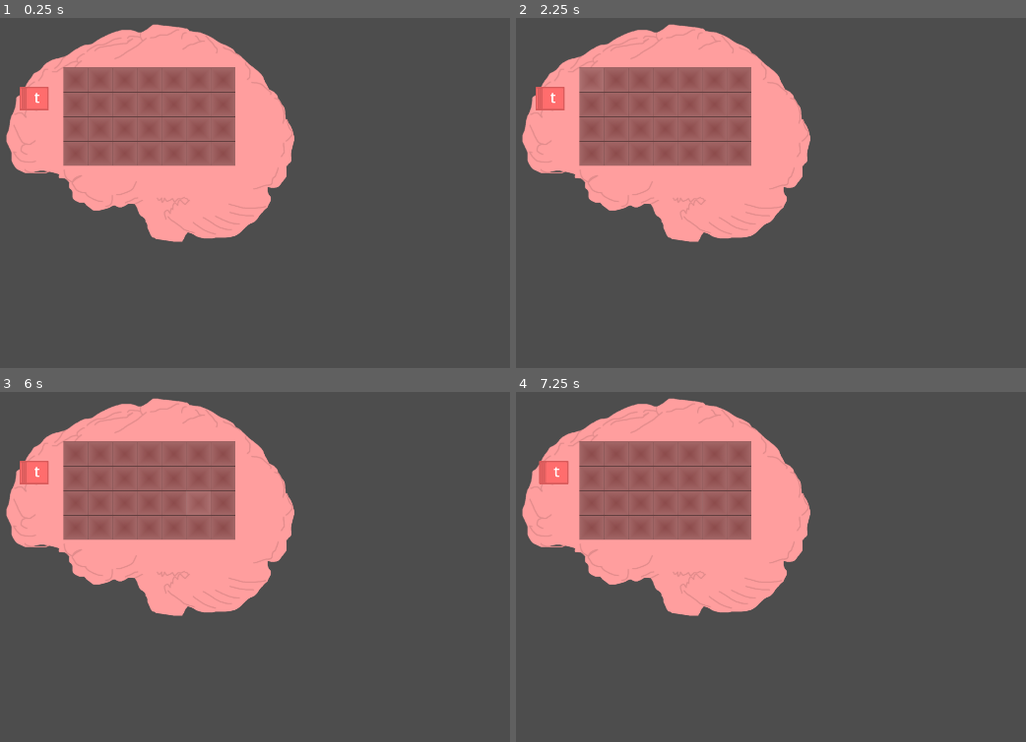
Above: before the commit, frames 1-4 (two rows, left to right).
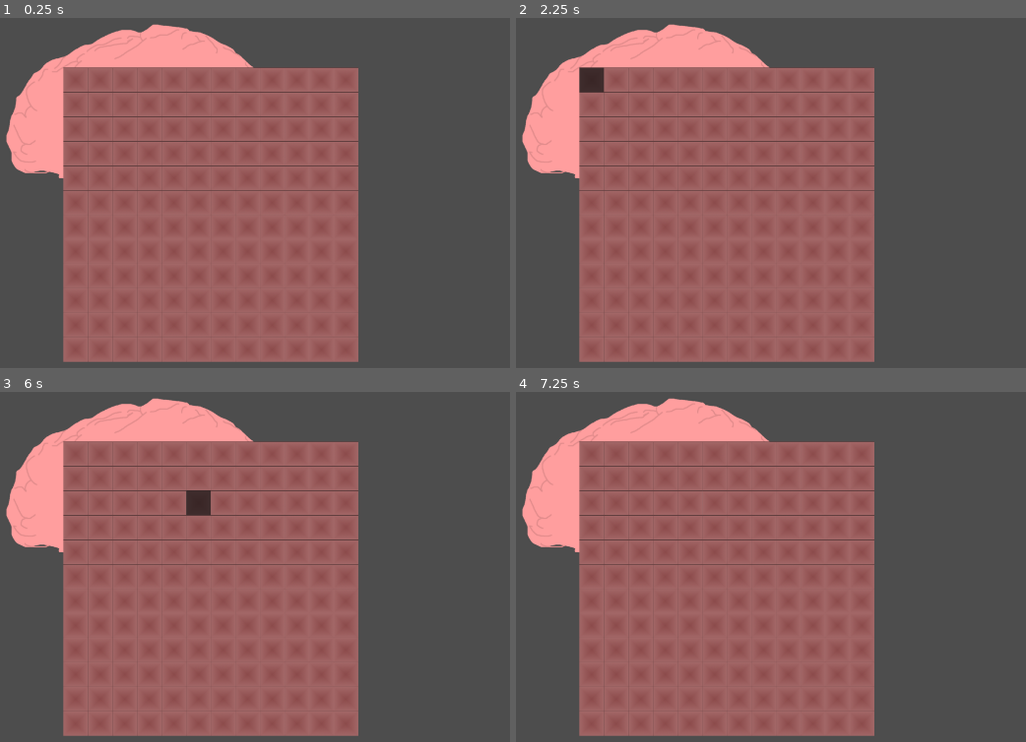
Above: after the commit, the same moments.

Repository: hulien22/ldjam54
Game: Godot game, scene res://scenes/test.tscn
Two runs of this game, one before a commit and one after it. Both use one fixed random seed, a clock stepped at 60 frames per second and the inputs below. This scene is started directly instead of the project's main scene.
Inputs (mouse positions are in pixels of both pictures, inside the frame that each line leads up to):
- Up to frame 1 (0.25 s): no input
- Up to frame 2 (2.25 s): click (592, 81) at 0.52 s; click (592, 81) at 1.27 s; click (592, 81) at 2.02 s
- Up to frame 3 (6 s): tap Enter at 2.75, 4.25, 5.75 s; drag from (30, 472) to (402, 511) at 2.77 s; tap Space at 3.5, 5 s; drag from (35, 472) to (285, 696) at 3.52 s; move the mouse to (35, 472) at 4.27 s; click (35, 472) at 4.35 s; drag from (35, 472) to (86, 542) at 5.02 s; move the mouse to (204, 497) at 5.77 s; click (204, 497) at 5.85 s
- Up to frame 4 (7.25 s): tap Space at 6.5 s; drag from (1010, 588) to (551, 472) at 6.52 s

The runs differ from the first frame. In frame 1, 39% of the frame differs, in the area x 3-71%, y 14-99%; in frame 2, 40%; in frame 3, 40%; in frame 4, 39%.

Commit message:
brain with rotating wordtiles

Diff:
--- a/scenes/Tile.tscn
+++ b/scenes/Tile.tscn
@@ -10,6 +10,7 @@
 script = ExtResource("1_0hu26")
 
 [node name="Area2D" type="Area2D" parent="."]
+scale = Vector2(1, 1)
 
 [node name="TileImage" type="Sprite2D" parent="Area2D"]
 position = Vector2(2.6226e-06, 1.3113e-06)
@@ -41,4 +42,14 @@
 offset_right = 360.0
 offset_bottom = 360.0
 
+[node name="Button" type="Button" parent="."]
+modulate = Color(1, 1, 1, 0)
+self_modulate = Color(1, 1, 1, 0)
+offset_left = -360.0
+offset_top = -360.0
+offset_right = 360.0
+offset_bottom = 360.0
+
 [connection signal="input_event" from="Area2D" to="." method="_on_area_2d_input_event"]
+[connection signal="button_down" from="Button" to="." method="_on_button_button_down"]
+[connection signal="button_up" from="Button" to="." method="_on_button_button_up"]
--- a/scenes/test.tscn
+++ b/scenes/test.tscn
@@ -1,17 +1,22 @@
-[gd_scene load_steps=4 format=3 uid="uid://rltch5jb3g6h"]
+[gd_scene load_steps=7 format=3 uid="uid://rltch5jb3g6h"]
 
 [ext_resource type="PackedScene" uid="uid://b1hwh75rufqtn" path="res://scenes/Brain.tscn" id="1_3ep46"]
+[ext_resource type="Script" path="res://scenes/test.gd" id="1_3iru5"]
 [ext_resource type="PackedScene" uid="uid://sx2gqphom8wy" path="res://scenes/WordTile.tscn" id="1_a4qtr"]
 [ext_resource type="PackedScene" uid="uid://jxidb2mxy764" path="res://scenes/GridTile.tscn" id="3_bb6ue"]
+[ext_resource type="Script" path="res://scripts/words.gd" id="4_8hnxw"]
+[ext_resource type="JSON" path="res://text/words.json" id="5_sux8r"]
 
 [node name="Node2D" type="Node2D"]
+script = ExtResource("1_3iru5")
+wordTileScene = ExtResource("1_a4qtr")
 
 [node name="Brain" parent="." instance=ExtResource("1_3ep46")]
 position = Vector2(355, 161)
 gridTileScene = ExtResource("3_bb6ue")
-size = Vector2(7, 4)
+size = Vector2(12, 12)
+canBuyTiles = true
 
-[node name="WordTile" parent="." instance=ExtResource("1_a4qtr")]
-position = Vector2(247, 207)
-word = "test"
-tileScale = 0.08
+[node name="Node" type="Node" parent="."]
+script = ExtResource("4_8hnxw")
+words_file = ExtResource("5_sux8r")
--- a/scripts/Tile.gd
+++ b/scripts/Tile.gd
@@ -9,15 +9,15 @@
 	$Area2D/TileText.add_text(letter) # Replace with function body.
 func get_width():
 	return $Rect.get_global_rect().size.x
+func get_height():
+	return $Rect.get_global_rect().size.y
 # Called every frame. 'delta' is the elapsed time since the previous frame.
 func _process(delta):
 	pass
 
+func _on_button_button_down():
+	emit_signal("select_drag",true)
 
-func _on_area_2d_input_event(viewport, event, shape_idx):
-	if Input.is_action_just_pressed("inv_grab"):
-		print("grab")
-		emit_signal("select_drag",true)
-	if Input.is_action_just_released("inv_grab"):
-		print("release")
-		emit_signal("select_drag",true)
+
+func _on_button_button_up():
+	emit_signal("select_drag",false)
--- a/scripts/WordTile.gd
+++ b/scripts/WordTile.gd
@@ -7,6 +7,7 @@
 
 var tiles= []
 var isSelected = false
+var wasRightClicked = false
 func _ready():
 
 	for i in len(word):
@@ -20,12 +21,16 @@
 		add_child(tile)
 
 
-# Called every frame. 'delta' is the elapsed time since the previous frame.
-func _process(delta):
-	pass
 func set_selected(isSel):
 	isSelected = isSel
 	print("is selected",isSelected)
-func _physics_process(delta):
+func _process(delta):
 	if isSelected:
 		global_position = lerp(global_position,get_global_mouse_position(),25*delta)
+		if Input.is_mouse_button_pressed(MOUSE_BUTTON_RIGHT):
+			wasRightClicked= true
+		else:
+			if wasRightClicked:
+				#rotate
+				rotation_degrees += 90
+			wasRightClicked=false
